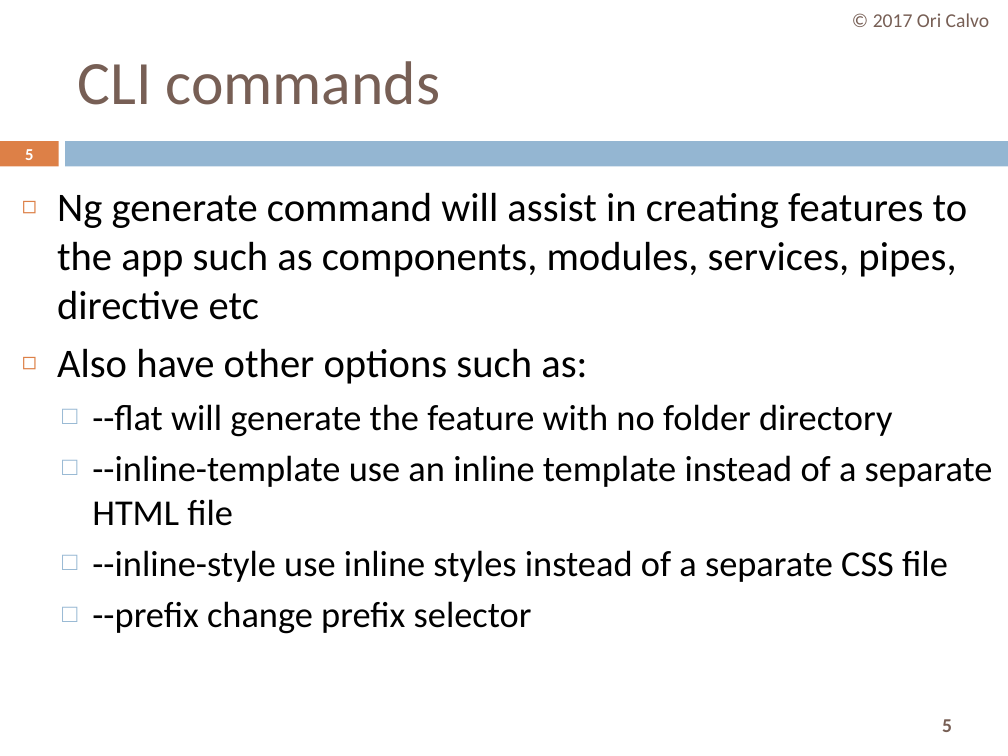
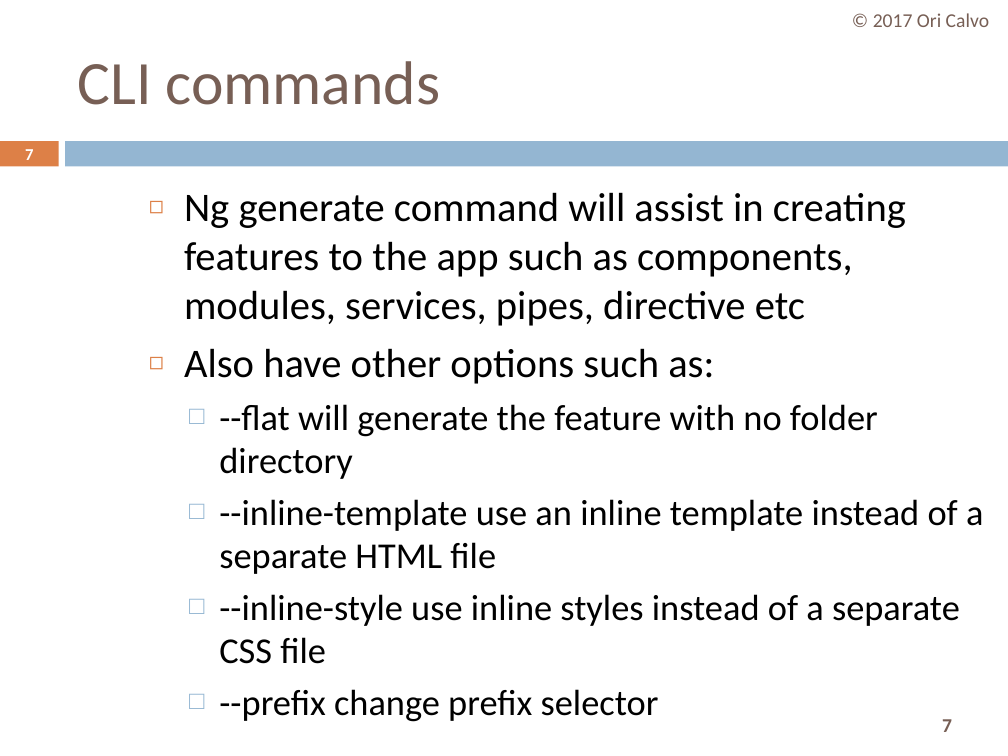
Before and after one commit to oricalvo/course-angular, a slide deck: slide 7 of PPTs/cli.pptx (slide 5 before the commit). Drawn at 1008x756 pixels with LibreOffice and Linux fonts; fonts in the diff are those of the drawing. Boxes give left, top, right and bottom in pixels: in the first picture for what was removed or moved away, otherwise in the second. Text is boxed around its words. In the diff, an @@ line names an element or a change of style, - is before the commit and + after.

```diff
--- a/PPTs/cli.pptx
+++ b/PPTs/cli.pptx
@@ page number at (25, 149, 33, 160): text changed @@
-5
+7
@@ text "Ng generate command will assist ..." rewrapped from (57, 192, 993, 634) to (184, 192, 983, 722) @@
@@ page number at (942, 719, 952, 732): text changed @@
-5
+7
```
Also in this commit, not shown: 16 other slides changed, 13 slides added, 1 slide removed.
